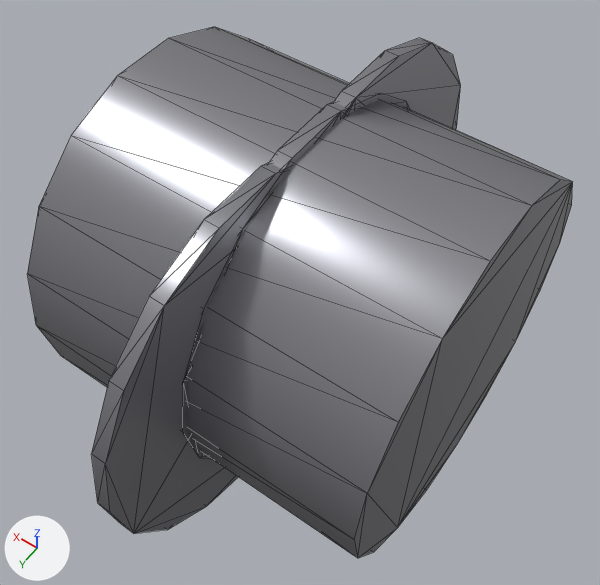
An edit to the glTF model prototype/assets/models/parts/engine_core.glb, drawn before and after from the same camera.
The view is the same before and after, from a camera (50 mm lens) standing at (-0.486, 0.704, 1.068) and looking at (0.004, 0.018, -0.01). Lighting does not change. The marker at lower left points along +X, +Y and +Z. The older version comes first. Mesh edges are drawn as thin lines. Vertices at exactly the same position are counted once.

The older version as bpy lines, for what is in view:
```python
me_engine_core_mesh = bpy.data.meshes.new('engine_core_mesh')
me_engine_core_mesh.from_pydata(...)  # an 18-sided cylinder along x spanning x -0.3..0.3, y -0.32..0.32, z -0.315..0.315; an 18-sided cylinder along x spanning x -0.012..0.012, y -0.48..0.18, z -0.325..0.325; an 18-sided cylinder along x spanning x -0.012..0.012, y -0.33..0.33, z -0.325..0.325; an 18-sided cylinder along x spanning x -0.012..0.012, y -0.18..0.48, z -0.325..0.325
me_engine_core_mesh.materials.append(mat_engine_core_mat)  # grey #9999a0
ob_engine_core = bpy.data.objects.new('engine_core', me_engine_core_mesh)
ob_engine_core.location = (0.0, 0.0, 0.0)
```
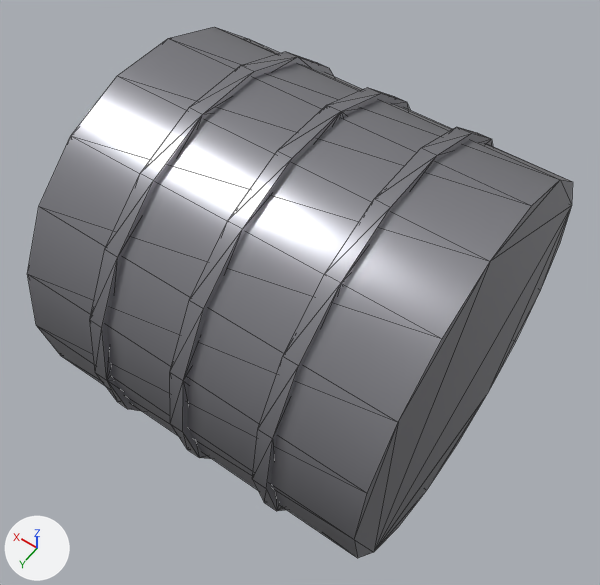
The newer file is also turned or shifted as a whole; pictures and numbers use the older file's frame.

The edits, one by one:
me_engine_core_mesh is used by ob_engine_core; location (0.0, 0.0, 0.0).
me_engine_core_mesh had 144 vertices, 272 faces and spanned x -0.3..0.3, y -0.48..0.48, z -0.325..0.325.
me_engine_core_mesh now has 144 vertices, 272 faces and spans x -0.3..0.3, y -0.33..0.33, z -0.325..0.325.
me_engine_core_mesh part 1: the loose piece of 36 vertices spanning x -0.3..0.3, y -0.32..0.32, z -0.315..0.315 is turned -180 degrees about the y axis through its middle.
me_engine_core_mesh part 2: the loose piece of 36 vertices spanning x -0.012..0.012, y -0.48..0.18, z -0.325..0.325 is turned -180 degrees about the y axis through its middle, then moved by (-0.15, 0.15, 0.0).
me_engine_core_mesh part 3: the loose piece of 36 vertices spanning x -0.012..0.012, y -0.33..0.33, z -0.325..0.325 is turned -180 degrees about the y axis through its middle.
me_engine_core_mesh part 4: the loose piece of 36 vertices spanning x -0.012..0.012, y -0.18..0.48, z -0.325..0.325 is turned -180 degrees about the y axis through its middle, then moved by (0.15, -0.15, 0.0).

Pixel boxes (x1, y1, x2, y2) of what changed, in the pictures (600 x 585 px; the box of a moved part takes in the faces that stretch with it):
part 1 of me_engine_core_mesh, moved or reshaped: (27, 27, 573, 558) in both
part 2 of me_engine_core_mesh, moved or reshaped: before (334, 38, 461, 130); after (252, 127, 493, 511)
part 3 of me_engine_core_mesh, moved or reshaped: before (183, 94, 409, 459); after (170, 87, 410, 459)
part 4 of me_engine_core_mesh, moved or reshaped: before (92, 163, 290, 533); after (90, 51, 333, 411)
